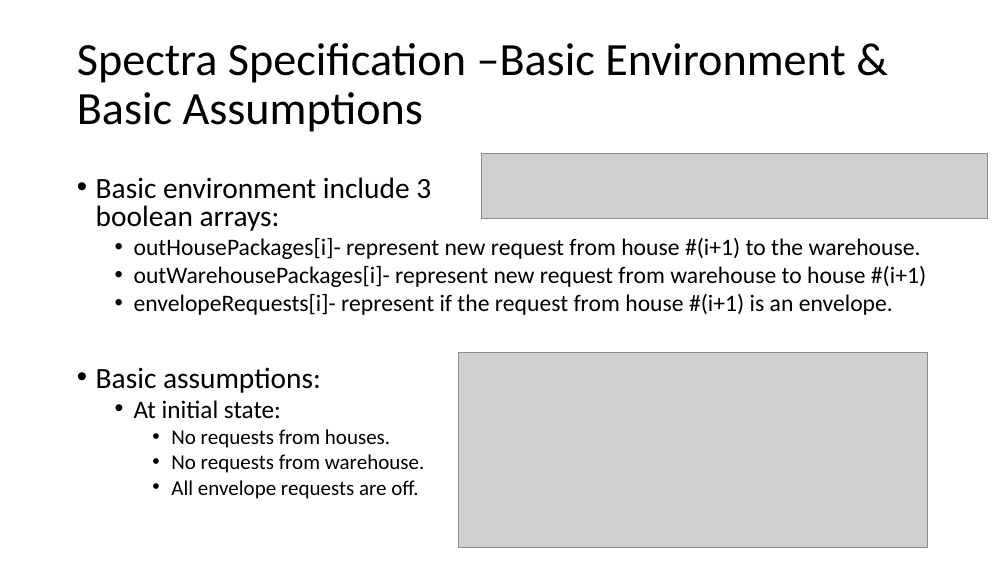
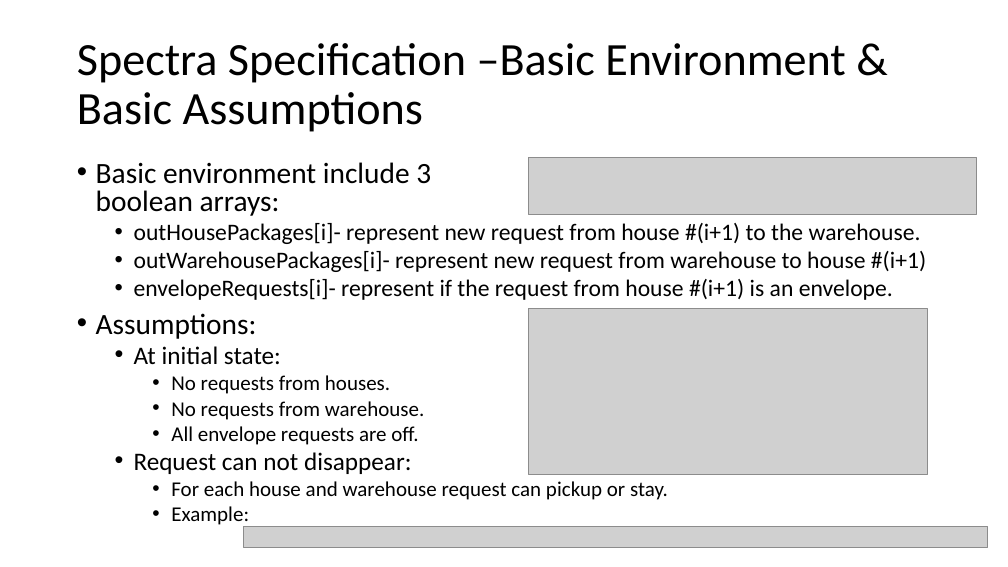
Before and after one commit to GuyHaviv37/DeliveryDroneSpectra, a slide deck: slide 4 of docs/final presentation.pptx. Drawn at 1008x567 pixels with LibreOffice and Linux fonts; fonts in the diff are those of the drawing; grey boxes stand for pictures. Boxes give left, top, right and bottom in pixels: in the first picture for what was removed or moved away, otherwise in the second. Text is boxed around its words. In the diff, an @@ line names an element or a change of style, - is before the commit and + after.

```diff
--- a/docs/final presentation.pptx
+++ b/docs/final presentation.pptx
@@ text "Basic environment include 3 boolean ...": place and size @@
-text "Basic environment include 3 boolean ..." at bbox=[96, 177, 926, 499]
+text "Basic environment include 3 boolean ..." at bbox=[96, 162, 926, 528]
@@ picture: place and size @@
-picture at bbox=[482, 154, 988, 219]
+picture at bbox=[529, 157, 977, 215]
@@ text at bbox=[96, 313, 257, 339]: text changed @@
-• Basic assumptions:
+• Assumptions:
@@ picture: place and size @@
-picture at bbox=[458, 352, 928, 547]
+picture at bbox=[529, 309, 928, 474]
@@ text at bbox=[134, 452, 668, 528]: paragraphs added @@
+  • Request can not disappear:
+    • For each house and warehouse request can pickup or stay.
+    • Example:
@@ picture added at bbox=[243, 526, 988, 547] @@
```
Also in this commit, not shown: 5 other slides changed, 1 slide removed.
